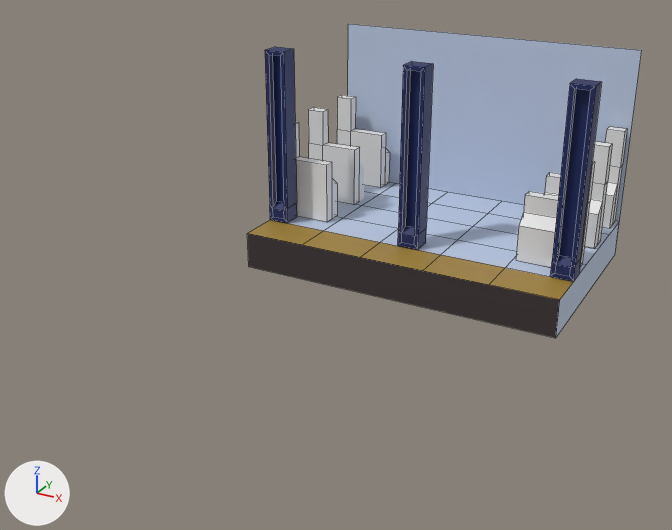
A saved change to the Blender file subway_platform_2.blend.
Rendered twice from a camera (50 mm lens) standing at (2.68, -7.77, 3.6) and looking at (-0.72, -1.59, 0.52). Arrows for +X, +Y and +Z are at lower left; the lights stay in place. Mesh edges are drawn as thin lines.
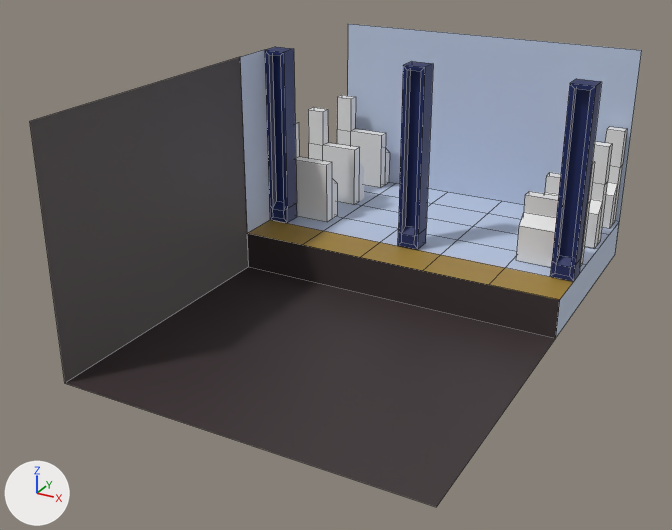
Commit message: More additions

Changed parts and their boxes (x1, y1, x2, y2) in the pictures (672 x 530 px):
'Cube', reshaped (55% wider, 54% taller): before (248, 24, 642, 338); after (30, 24, 642, 507)
part 1 of me_cube_001, added (black): after (30, 50, 556, 507)

The change in detail:
me_cube_001 has 42 vertices, 30 faces and spans x -2.0..1.0, y -1.0..1.0, z -1.0..1.0.
me_cube_001 is used by ob_cube; location (0.0, 0.0, 1.0).
Verts and faces of me_cube_001; kept vertices keep their numbers, new ones are numbered from 42.
Before the commit, vertices of me_cube_001: 0 (-2.0, -1.0, -1.0) at pixel (248, 266), 4 (1.0, -1.0, -1.0) at pixel (555, 338), 5 (-2.0, -1.0, -0.65) at pixel (247, 233), 17 (-2.0, -0.6, -0.65) at pixel (270, 219).
Part 1, on me_cube_001:
New vertex 42 is at (-2.0, -3.46, -1.0), pixel (64, 383).
New vertex 43 is at (1.0, -3.46, -1.0), pixel (436, 507).
New vertex 44 is at (-2.0, -1.0, 1.0), pixel (240, 56).
New vertex 45 is at (-2.0, -3.46, 1.0), pixel (29, 121).
New vertex 46 is at (-2.0, -1.0, 1.0), pixel (240, 56).
New vertex 47 is at (-2.0, -0.6, 1.0), pixel (265, 49).
New faces: (0, 4, 43, 42), (0, 42, 45, 44) (mat_material_003 (black #3d3335)).
New faces: (5, 46, 47, 17) (mat_material_001 (blue #c0cee7)).
